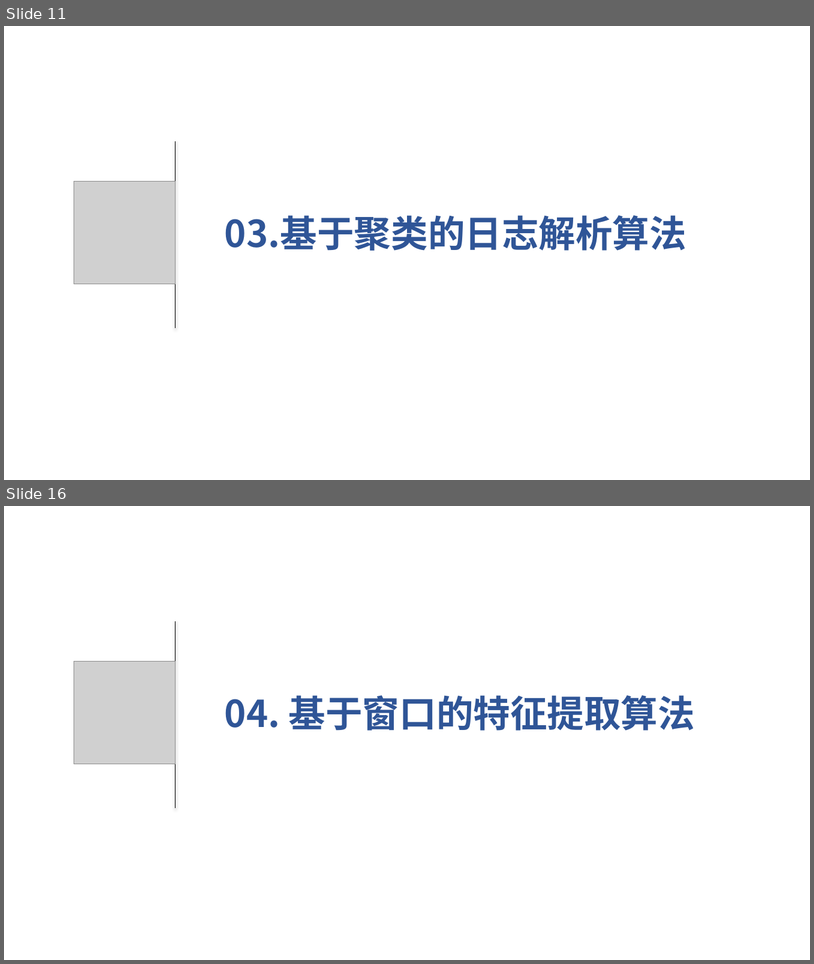
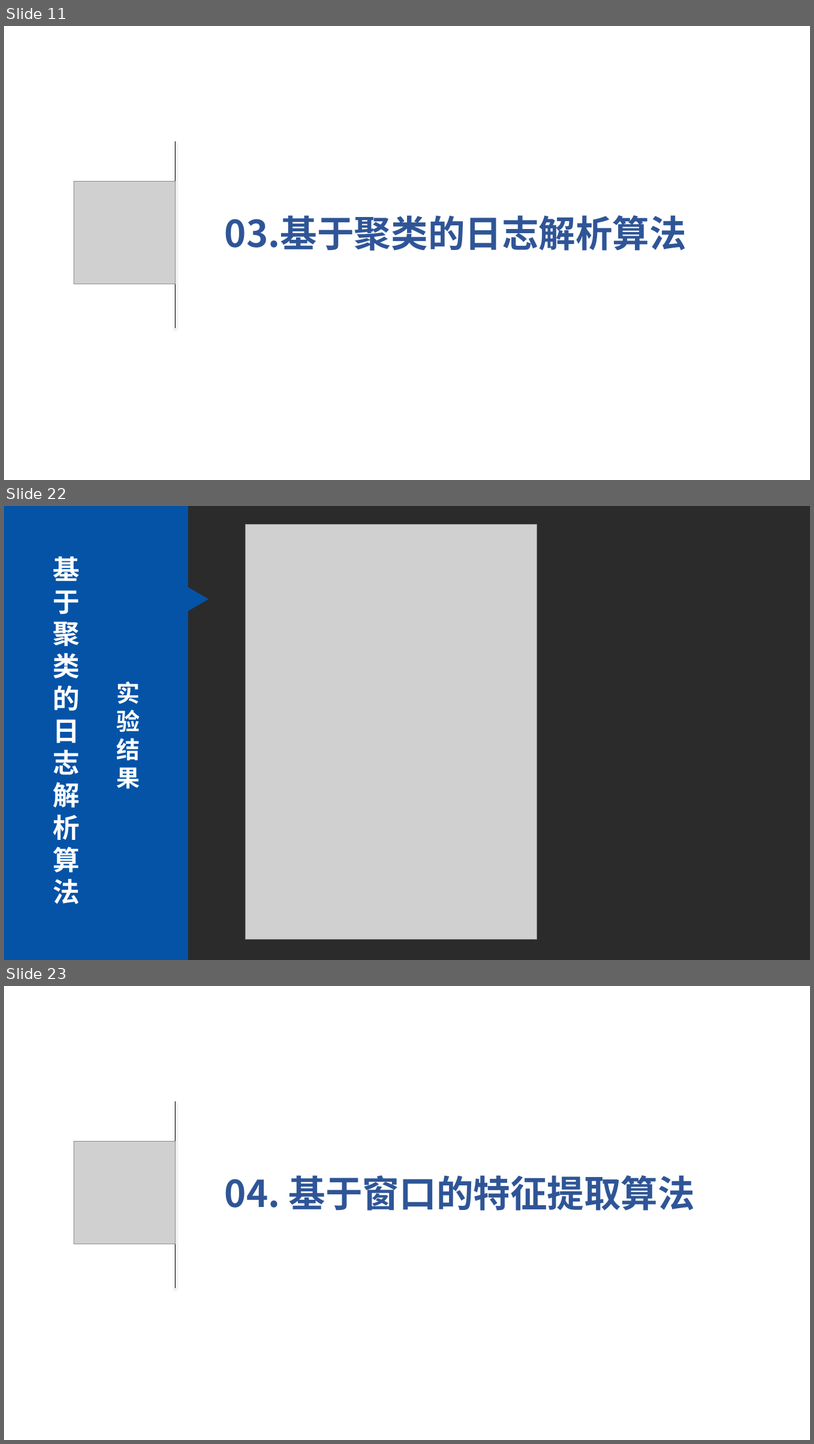
Before and after one commit to huowj/bishe, a slide deck: dabian/毕设.pptx. Shown one above the other, each under a label of ours: slides 11 and 16 before the commit, slides 11, 22 and 23 after it; the slides between them are not shown. The pictures are 814x964 and 814x1444 pixels, drawn with LibreOffice and Linux fonts; fonts in the diff are those of the drawing; grey boxes stand for pictures; background and template pictures are left out; a plain dark background stands for a picture behind light text. Boxes give left, top, right and bottom in pixels: in the first picture for what was removed or moved away, otherwise in the second. Text is boxed around its words. In the diff, an @@ line names an element or a change of style, - is before the commit and + after.

```diff
--- a/dabian/毕设.pptx
+++ b/dabian/毕设.pptx
@@ slide 22 added at box(4, 506, 810, 960), background picture (left out) @@
@@ rectangle added at box(4, 506, 188, 960), fill #0553A7 @@
@@ picture added at box(245, 524, 537, 939) @@
@@ text added at box(53, 556, 80, 904), 32 pt, text #FFFFFF, bold @@
+基于聚类的日志解析算法
@@ triangle added at box(188, 588, 209, 611), fill #0553A7 @@
@@ text added at box(116, 681, 140, 789), 28 pt, text #FFFFFF, bold @@
+实验结果
@@ what was slide 16 is now slide 23 @@
```
Also in this commit, not shown: 12 slides changed, 12 other slides added, 1 other file.
